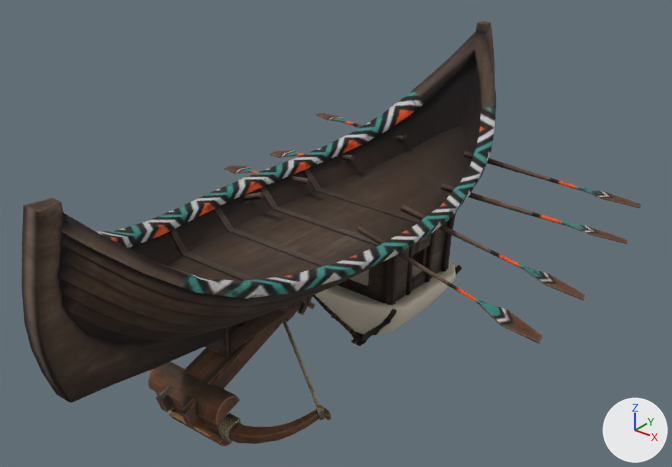
A saved change to the glTF model public/assets/unit-models/186-atlatlsiegecanoe.glb.
Both versions are drawn from a 50 mm lens placed at (5.87, -7.03, 4.45), pointed at (0.14, 0.14, 0.01). Arrows for +X, +Y and +Z are at lower right; the lights stay in place. The picture after the commit comes second. Vertices at exactly the same position are counted once.
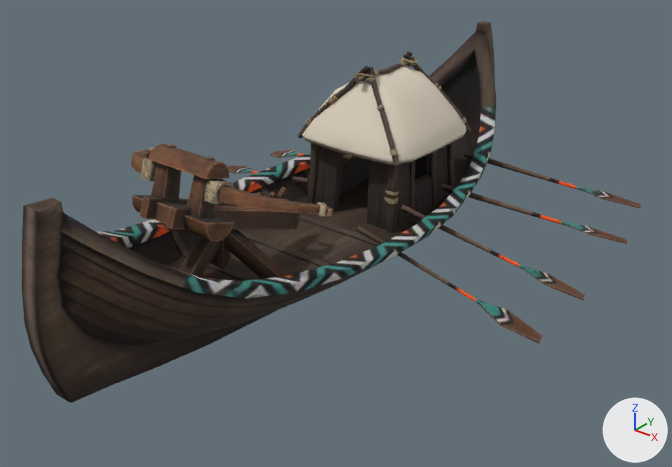
Boxes (x1, y1, x2, y2) around the edits, measured in the pictures (672 x 467 px; the box of a moved part takes in the faces that stretch with it):
'Mesh_0', reshaped (10% shorter): before (22, 21, 641, 446); after (22, 21, 641, 403)
part 1 of me_mesh_0, moved or reshaped: before (315, 261, 456, 336); after (302, 66, 466, 165)
part 2 of me_mesh_0, moved or reshaped: before (156, 301, 303, 425); after (140, 197, 301, 229)
part 3 of me_mesh_0, moved or reshaped: before (148, 362, 240, 425); after (132, 195, 233, 242)
part 4 of me_mesh_0, moved or reshaped: before (169, 409, 231, 446); after (149, 143, 229, 179)
part 5 of me_mesh_0, moved or reshaped (mostly hidden before): before (205, 338, 225, 356); after (179, 236, 220, 277)
part 6 of me_mesh_0, moved or reshaped (not visible before): after (224, 229, 289, 279)
part 7 of me_mesh_0, moved or reshaped (not visible afterwards): before (229, 302, 297, 353)
part 8 of me_mesh_0, moved or reshaped (mostly hidden before): before (175, 406, 181, 414); after (186, 175, 215, 218)
part 9 of me_mesh_0, moved or reshaped (mostly hidden before): before (204, 418, 219, 435); after (151, 163, 181, 200)
part 10 of me_mesh_0, moved or reshaped: before (216, 408, 331, 444); after (131, 148, 158, 179)
part 11 of me_mesh_0, moved or reshaped (mostly hidden before): before (150, 369, 176, 409); after (203, 180, 333, 216)
part 12 of me_mesh_0, moved or reshaped (mostly hidden before): before (214, 327, 230, 358); after (210, 239, 231, 269)
part 13 of me_mesh_0, moved or reshaped: before (216, 413, 241, 443); after (140, 158, 158, 181)
part 14 of me_mesh_0, moved or reshaped (mostly hidden before): before (170, 407, 175, 411); after (204, 179, 233, 204)
part 15 of me_mesh_0, moved or reshaped (not visible afterwards): before (283, 320, 320, 407)
part 16 of me_mesh_0, moved or reshaped (not visible afterwards): before (316, 405, 326, 420)
part 17 of me_mesh_0, moved or reshaped (not visible before): after (317, 202, 328, 216)
part 18 of me_mesh_0, moved or reshaped: before (298, 295, 315, 315); after (269, 187, 287, 199)
part 19 of me_mesh_0, moved or reshaped: before (313, 213, 462, 346); after (297, 51, 471, 233)
part 20 of me_mesh_0, moved or reshaped (not visible afterwards): before (280, 304, 292, 311)

Edits to the bpy script that builds the scene:
```text
Change me_mesh_0:
    remove me_mesh_0.from_pydata(...)  # 2135 vertices, 4018 faces; spans x -2.65..2.63, y -3.57..3.54, z -1.82..1.72
    add me_mesh_0.from_pydata(...)  # 2135 vertices, 4018 faces; spans x -2.65..2.63, y -3.57..3.54, z -0.56..1.72
    me_mesh_0 part 1: the loose piece of 98 vertices spanning x -0.76..0.76, y 0.36..2.02, z -1.7..-0.9 is multiplied about its middle by the matrix ((-1.0, 0.0, 0.0), (0.0, 1.0, -0.028), (0.0, -0.028, -1.0)), then moved by (0.0, 0.04, 2.49)
    me_mesh_0 part 2: the loose piece of 56 vertices spanning x -0.21..0.21, y -2.26..-0.35, z -1.15..-0.38 is multiplied about its middle by the matrix ((-1.0, 0.0, 0.0), (0.0, 1.0, -0.028), (0.0, -0.028, -1.0)), then moved by (0.0, 0.02, 1.5)
    me_mesh_0 part 3: the loose piece of 32 vertices spanning x -0.49..0.48, y -2.11..-1.78, z -1.07..-0.85 is scaled about its middle by (-1, 0.993, -1.02), then moved by (0.01, 0.03, 1.89)
    me_mesh_0 part 4: the loose piece of 28 vertices spanning x -0.38..0.37, y -1.98..-1.7, z -1.52..-1.33 is scaled about its middle by (-1, 0.994, -1.02), then moved by (0.01, 0.04, 2.82)
    me_mesh_0 part 5: the loose piece of 8 vertices spanning x -0.08..0.08, y -2.26..-1.43, z -0.76..0.02 is scaled about its middle by (-1, 1.02, -0.97), then moved by (0.0, 0.01, 0.72)
    me_mesh_0 part 6: the loose piece of 8 vertices spanning x -0.69..0.11, y -1.6..-1.04, z -0.76..0.0 is scaled about its middle by (-1, 0.958, -1.02), then moved by (0.58, 0.01, 0.72)
    me_mesh_0 part 7: the loose piece of 8 vertices spanning x -0.11..0.69, y -1.6..-1.04, z -0.76..0.0 is scaled about its middle by (-1, 0.958, -1.02), then moved by (-0.58, 0.01, 0.72)
    me_mesh_0 part 8: the loose piece of 8 vertices spanning x -0.32..-0.14, y -2.04..-1.76, z -1.41..-0.98 is scaled about its middle by (-1, 1.02, -0.993), then moved by (0.46, 0.03, 2.37)
    me_mesh_0 part 9: the loose piece of 8 vertices spanning x 0.14..0.32, y -2.04..-1.76, z -1.41..-0.98 is scaled about its middle by (-1, 1.02, -0.993), then moved by (-0.46, 0.03, 2.37)
    me_mesh_0 part 10: the loose piece of 52 vertices spanning x 0.29..1.21, y -1.97..-1.24, z -1.36..-1.06 is scaled about its middle by (-1, 0.992, -1.07), then moved by (-1.5, 0.03, 2.39)
    me_mesh_0 part 11: the loose piece of 52 vertices spanning x -1.21..-0.29, y -1.97..-1.24, z -1.36..-1.06 is scaled about its middle by (-1, 0.992, -1.07), then moved by (1.5, 0.03, 2.39)
    me_mesh_0 part 12: the loose piece of 6 vertices spanning x -0.12..0.12, y -1.57..-1.35, z -0.82..-0.3 is turned 180 degrees about the y axis through its middle, then moved by (0.0, 0.02, 1.08)
    me_mesh_0 part 13: the loose piece of 8 vertices spanning x 0.35..0.49, y -1.99..-1.76, z -1.39..-1.16 is turned -180 degrees about the y axis through its middle, then moved by (-0.83, 0.04, 2.52)
    me_mesh_0 part 14: the loose piece of 8 vertices spanning x -0.49..-0.35, y -1.99..-1.76, z -1.39..-1.16 is turned 180 degrees about the y axis through its middle, then moved by (0.83, 0.04, 2.52)
    me_mesh_0 part 15: the loose piece of 8 vertices spanning x 0.07..1.09, y -1.3..-0.71, z -1.12..-0.62 is scaled about its middle by (-1, 0.976, -1.03), then moved by (-1.16, 0.02, 1.69)
    me_mesh_0 part 16: the loose piece of 8 vertices spanning x 1.04..1.16, y -1.36..-1.23, z -1.17..-1.05 is turned -180 degrees about the y axis through its middle, then moved by (-2.19, 0.03, 2.18)
    me_mesh_0 part 17: the loose piece of 8 vertices spanning x -1.16..-1.04, y -1.36..-1.23, z -1.17..-1.05 is turned -180 degrees about the y axis through its middle, then moved by (2.2, 0.03, 2.17)
    me_mesh_0 part 18: the loose piece of 24 vertices spanning x 0.17..0.21, y -0.55..-0.31, z -0.69..-0.45 is turned -180 degrees about the y axis through its middle, then moved by (-0.38, 0.02, 1.08)
    me_mesh_0 part 19: 582 of the vertices in x -0.71..0.73, y 0.44..1.94, z -1.82..-0.05 are multiplied about their middle by the matrix ((-1.0, 0.0, 0.0), (0.0, 1.0, -0.028), (0.0, -0.028, -1.0)), then moved by (-0.02, 0.02, 1.76)
    me_mesh_0 part 20: 70 of the vertices in x -0.69..0.69, y -2.27..-1.02, z -0.15..0.03 are multiplied about their middle by the matrix ((-1.0, 0.0, 0.0), (0.0, 1.0, -0.028), (0.0, -0.028, -1.0)), then moved by (0.0, 0.0, 0.09)
    other edits to the shape of me_mesh_0 do not show in these pictures
```
